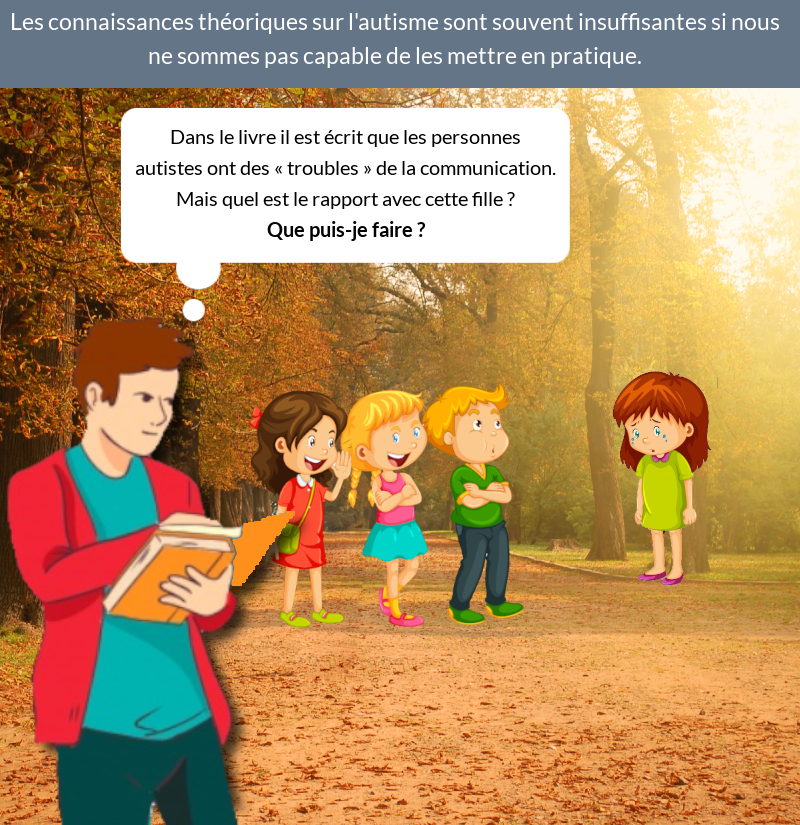
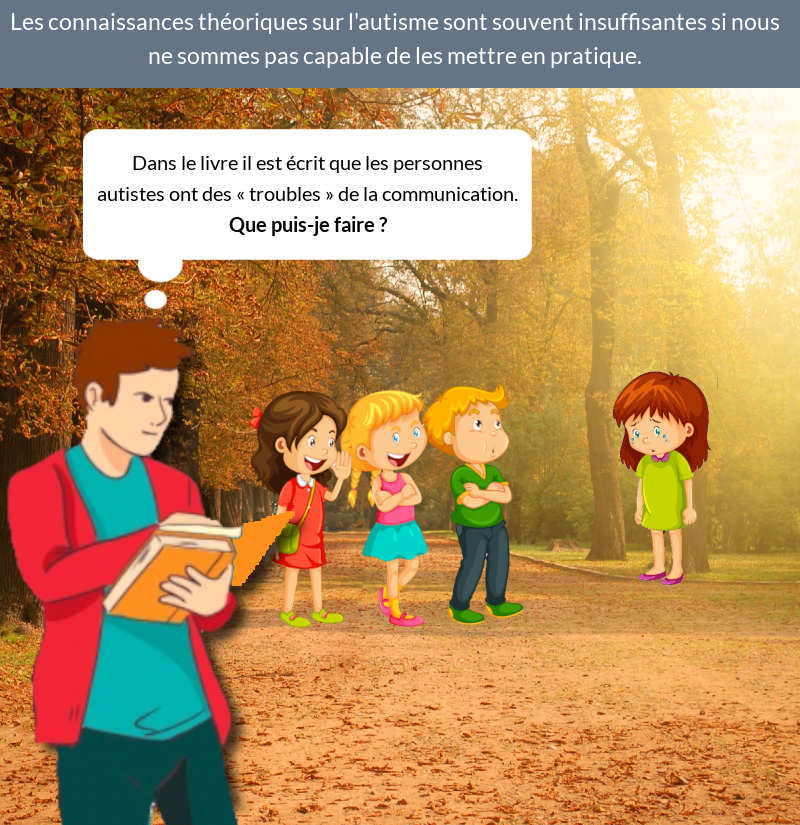
Layers edited between the first and the second (800, 825) image:
painted on "Dans le livre il est écrit que..." over [97, 130, 556, 241]
painted on "Layer #1" over [82, 107, 570, 322]
